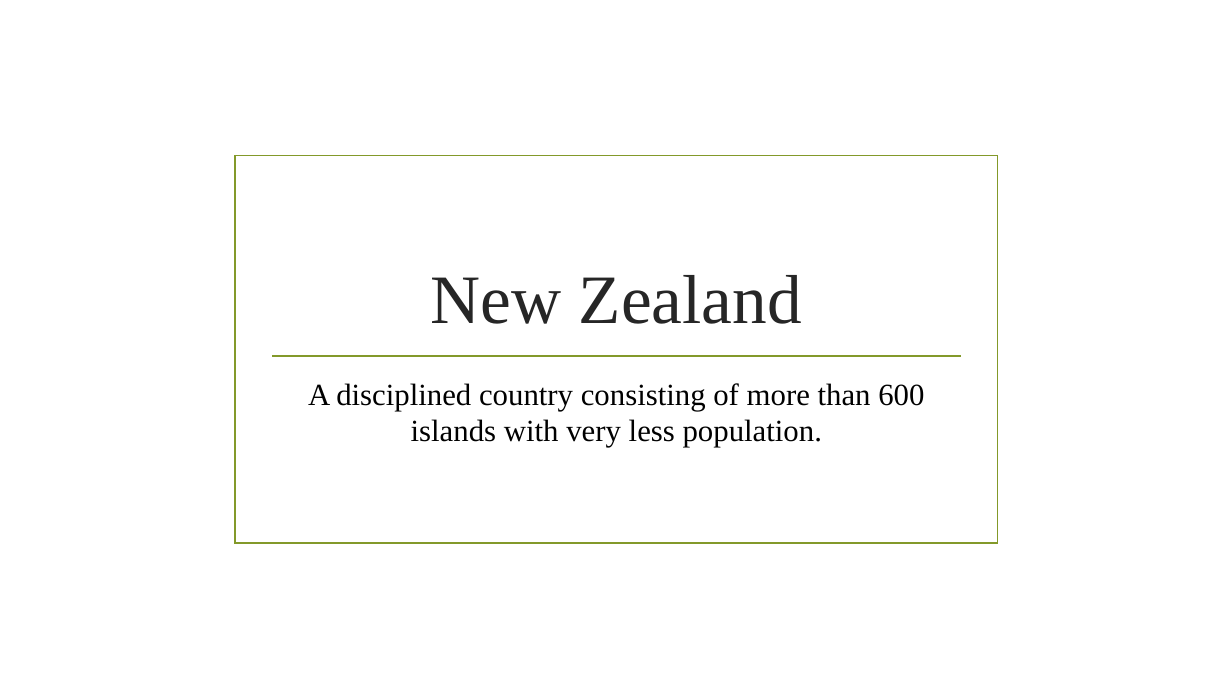
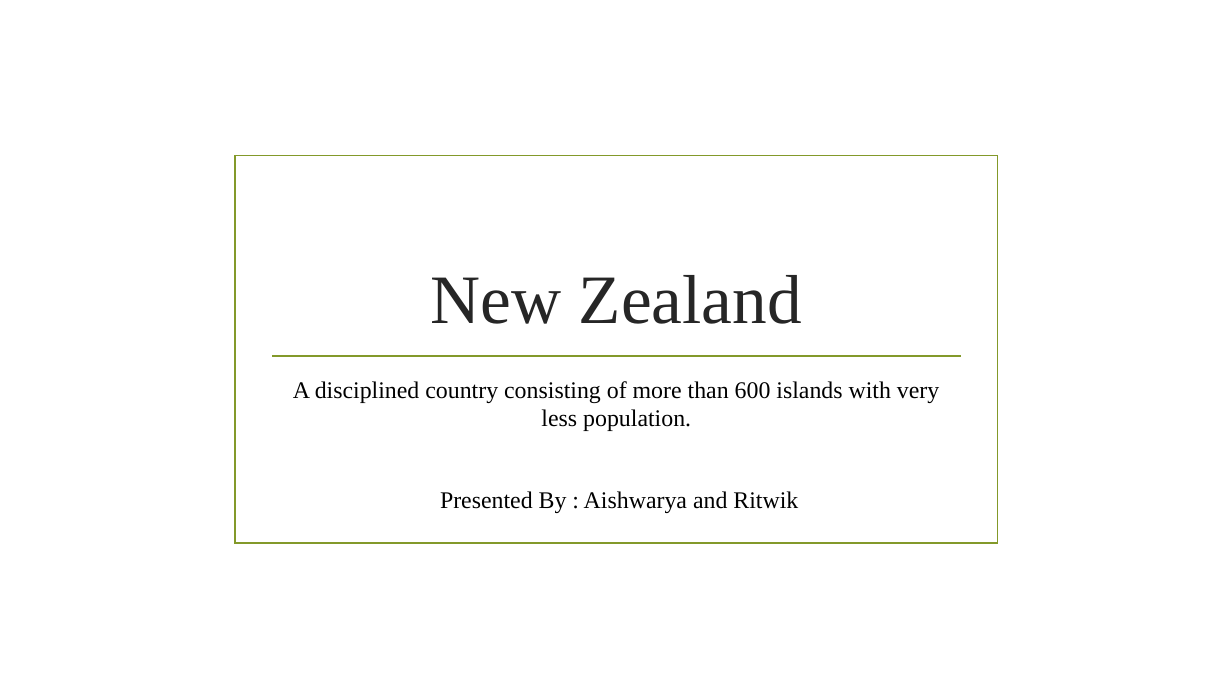
Before and after one commit to CSDBench/CSD_Bench, a slide deck: slide 1 of New Zealand.pptx. Drawn at 1232x693 pixels with LibreOffice and Linux fonts; fonts in the diff are those of the drawing; background and template pictures are left out. Boxes give left, top, right and bottom in pixels: in the first picture for what was removed or moved away, otherwise in the second. Text is boxed around its words. In the diff, an @@ line names an element or a change of style, - is before the commit and + after.

```diff
--- a/New Zealand.pptx
+++ b/New Zealand.pptx
@@ subtitle at [293, 381, 939, 431]: size 24 to 18.6 pt in "A disciplined country consisting of more than ..."; less space between paragraphs @@
@@ subtitle at [440, 491, 798, 513]: paragraph added @@
+Presented By : Aishwarya and Ritwik
```
